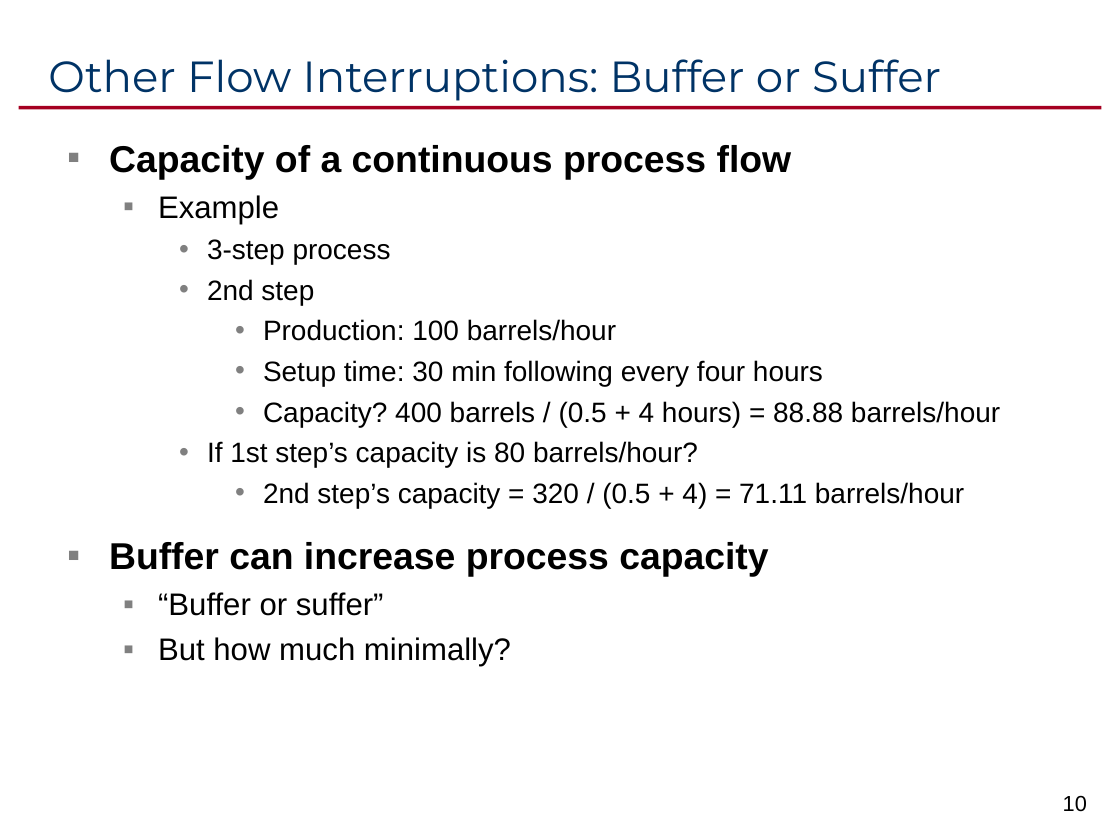
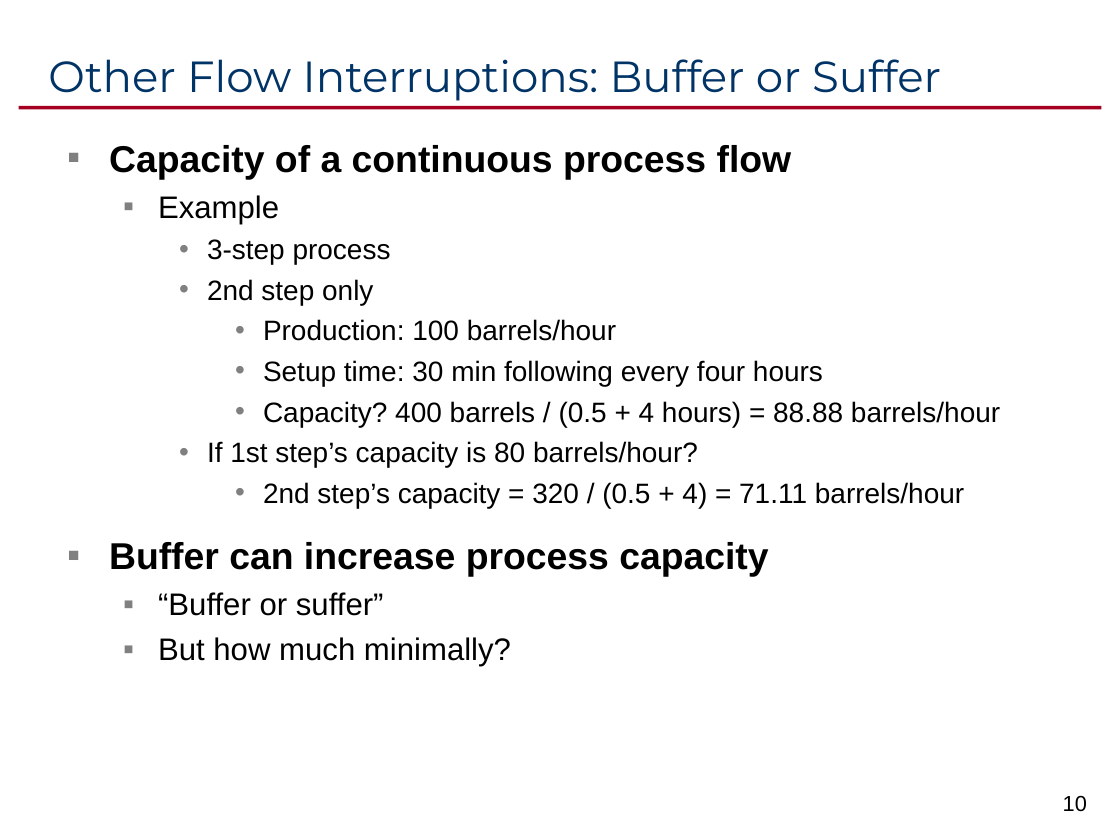
Before and after one commit to ikelab/courses, a slide deck: slide 10 of pm2016/c07.ppt. Drawn at 1120x840 pixels with LibreOffice and Linux fonts; fonts in the diff are those of the drawing. Boxes give left, top, right and bottom in pixels: in the first picture for what was removed or moved away, otherwise in the second. Text is boxed around its words. In the diff, an @@ line names an element or a change of style, - is before the commit and + after.

```diff
--- a/pm2016/c07.ppt
+++ b/pm2016/c07.ppt
@@ text at [207, 279, 373, 305]: text changed @@
-    • 2nd step
+    • 2nd step only
```
Also in this commit, not shown: 2 other slides changed, 1 other file.
